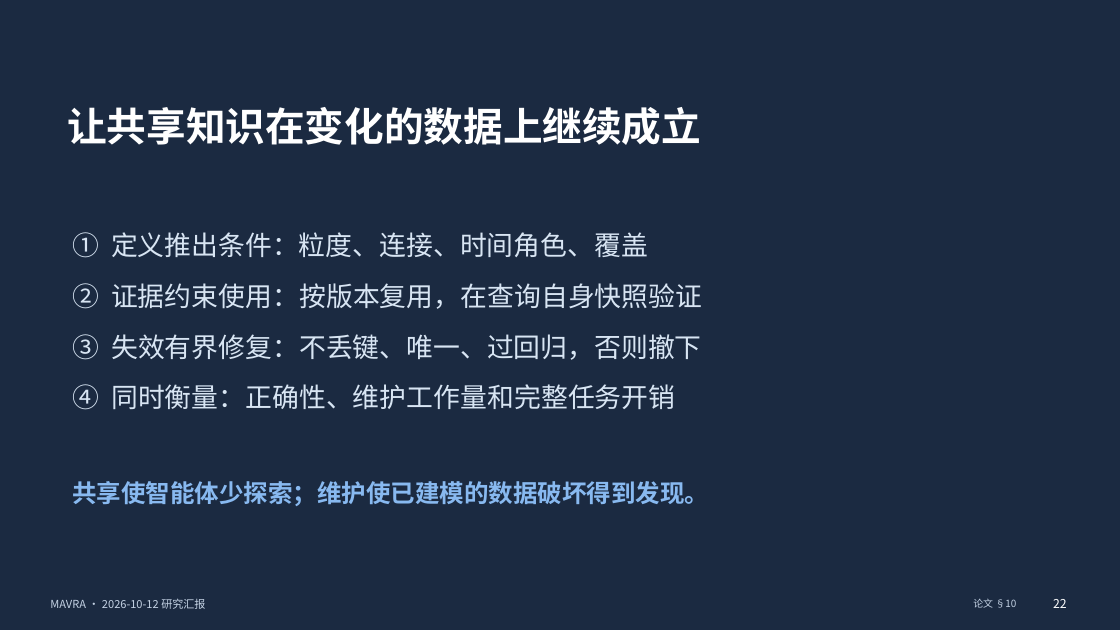
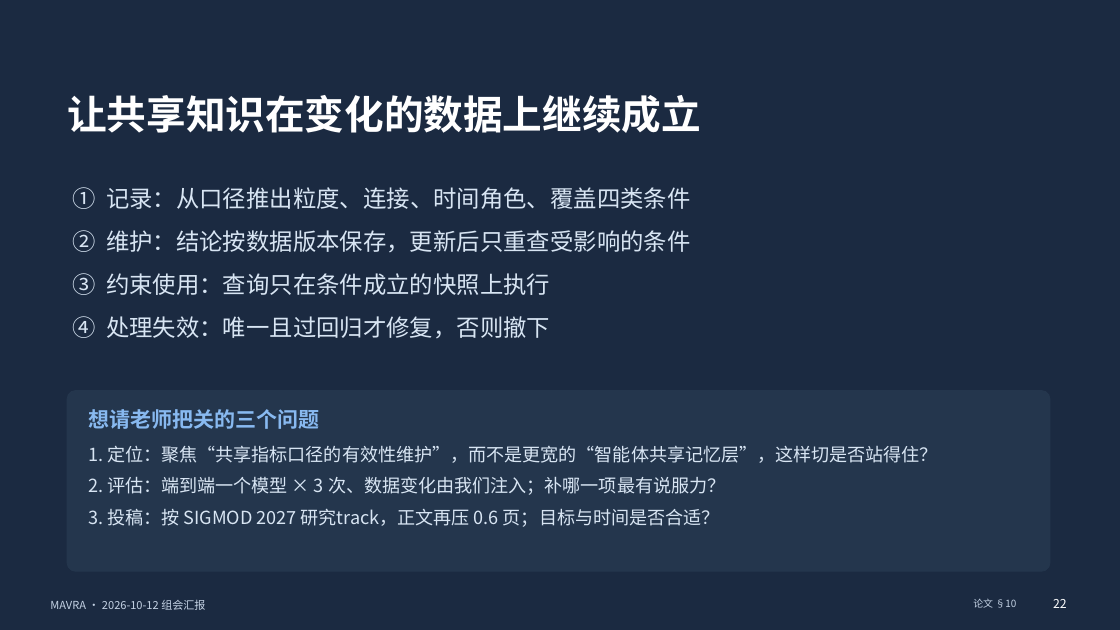
Before and after one commit to mmmttt000045/agent4db-adapter, a slide deck: slide 22 of docs/mavra-report-2026-10-12.pptx. Drawn at 1120x630 pixels with LibreOffice and Linux fonts; fonts in the diff are those of the drawing. Boxes give left, top, right and bottom in pixels: in the first picture for what was removed or moved away, otherwise in the second. Text is boxed around its words. In the diff, an @@ line names an element or a change of style, - is before the commit and + after.

```diff
--- a/docs/mavra-report-2026-10-12.pptx
+++ b/docs/mavra-report-2026-10-12.pptx
@@ text "让共享知识在变化的数据上继续成立": place and size @@
-text "让共享知识在变化的数据上继续成立" at (67,107,701,145)
+text "让共享知识在变化的数据上继续成立" at (67,95,701,133)
@@ text "让共享知识在变化的数据上继续成立" at (67,95,701,133): line spacing 1.1 to 1.12 @@
@@ text at (72,187,690,338): text changed; size 23 to 20 pt @@
-① 定义推出条件：粒度、连接、时间角色、覆盖
-② 证据约束使用：按版本复用，在查询自身快照验证
-③ 失效有界修复：不丢键、唯一、过回归，否则撤下
-④ 同时衡量：正确性、维护工作量和完整任务开销
+① 记录：从口径推出粒度、连接、时间角色、覆盖四类条件
+② 维护：结论按数据版本保存，更新后只重查受影响的条件
+③ 约束使用：查询只在条件成立的快照上执行
+④ 处理失效：唯一且过回归才修复，否则撤下
@@ rounded rectangle added at (67,391,1050,571), fill #24364D, outline #24364D 0.8 pt @@
@@ text added at (88,409,319,429), 18 pt, text #88B9F0, bold @@
+想请老师把关的三个问题
@@ text added at (88,446,938,527), 15.5 pt, text #D8E5F3 @@
+1. 定位：聚焦“共享指标口径的有效性维护”，而不是更宽的“智能体共享记忆层”，这样切是否站得住？
+2. 评估：端到端一个模型 × 3 次、数据变化由我们注入；补哪一项最有说服力？
+3. 投稿：按 SIGMOD 2027 研究track，正文再压 0.6 页；目标与时间是否合适？
@@ text removed at (72,481,709,506) @@
-共享使智能体少探索；维护使已建模的数据破坏得到发现。
@@ text at (50,600,205,610): text changed @@
-MAVRA · 2026-10-12 研究汇报
+MAVRA · 2026-10-12 组会汇报
```
Also in this commit, not shown: 15 other slides changed, 11 slides added, 9 slides removed, 5 other files.
